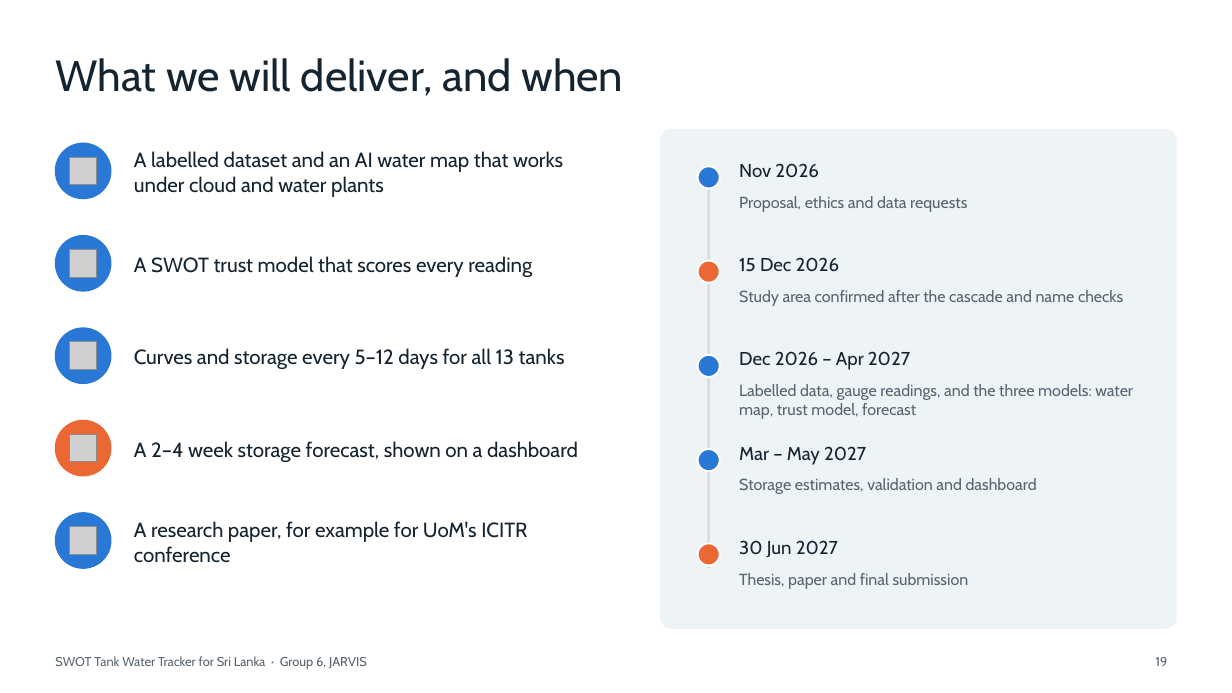
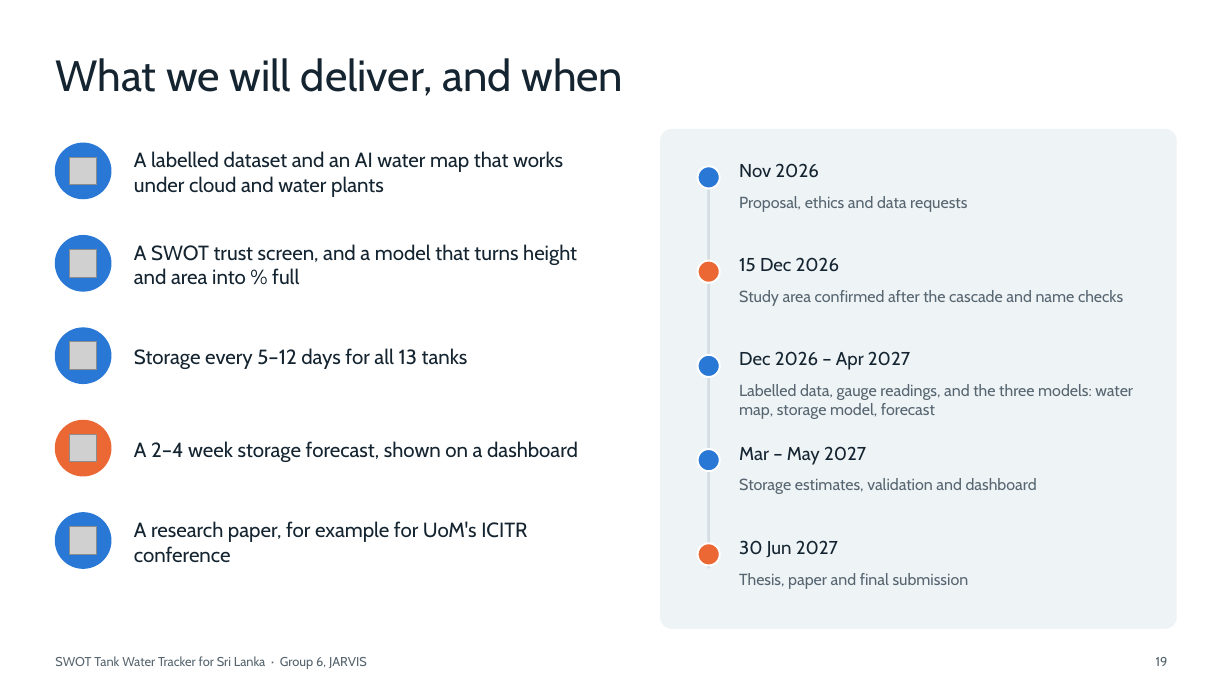
Before and after one commit to jarvis-uom/swot-tank-tracker-site, a slide deck: slide 19 of site/assets/docs/swot-tank-tracker-proposal-talk.pptx. Drawn at 1232x693 pixels with LibreOffice and Linux fonts; fonts in the diff are those of the drawing; grey boxes stand for pictures. Boxes give left, top, right and bottom in pixels: in the first picture for what was removed or moved away, otherwise in the second. Text is boxed around its words. In the diff, an @@ line names an element or a change of style, - is before the commit and + after.

```diff
--- a/site/assets/docs/swot-tank-tracker-proposal-talk.pptx
+++ b/site/assets/docs/swot-tank-tracker-proposal-talk.pptx
@@ text at (x1=134, y1=244, x2=577, y2=285): text changed @@
-A SWOT trust model that scores every reading
+A SWOT trust screen, and a model that turns height and area into % full
@@ text at (x1=134, y1=348, x2=468, y2=369): text changed @@
-Curves and storage every 5–12 days for all 13 tanks
+Storage every 5–12 days for all 13 tanks
@@ text at (x1=739, y1=384, x2=1133, y2=419): text changed @@
-Labelled data, gauge readings, and the three models: water map, trust model, forecast
+Labelled data, gauge readings, and the three models: water map, storage model, forecast
```
Also in this commit, not shown: 4 other slides changed, 44 other files.
